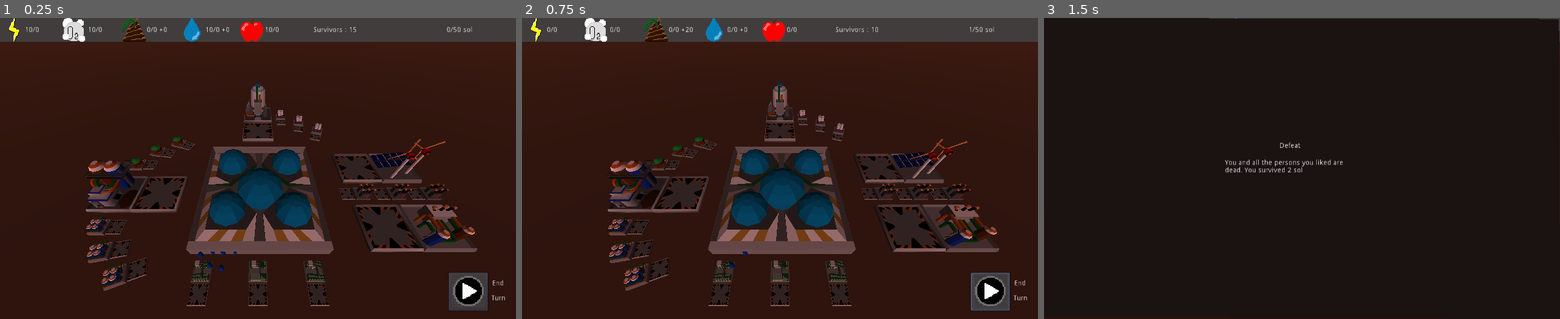
Above: before the commit, frames 1-3 (left to right).
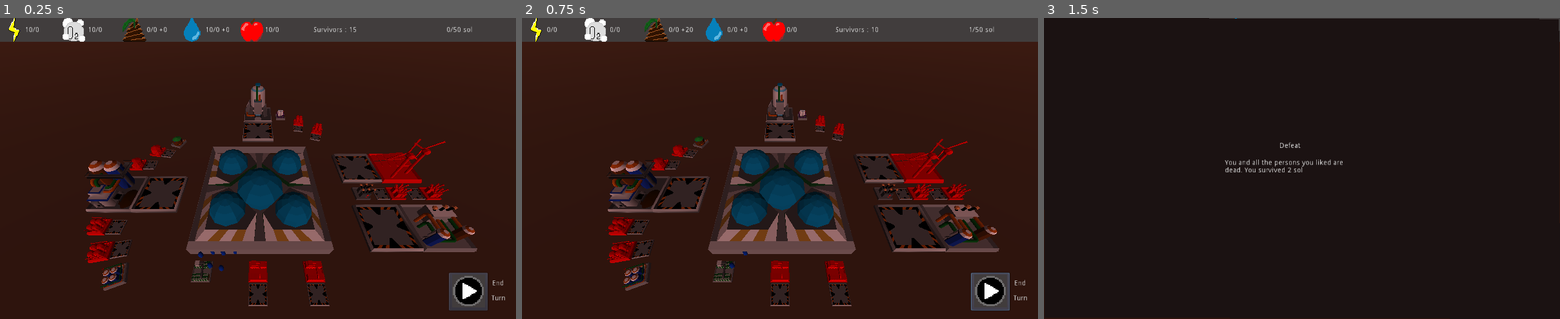
Above: after the commit, the same moments.

Repository: AngryCyboot/LD52
Game: Godot game, scene res://Scènes/Scene principale.tscn
Same seed, same stepped clock (60 frames per second), same inputs: the game is played once before the commit and once after it.
Inputs (mouse positions are in pixels of both pictures, inside the frame that each line leads up to):
- Up to frame 1 (0.25 s): no input
- Up to frame 2 (0.75 s): click (991, 291) at 0.5 s
- Up to frame 3 (1.5 s): tap Enter at 1.25 s; move the mouse to (1415, 153) at 1.27 s; hold D from 1.28 s (still down); tap I at 1.35 s; click (1415, 153) at 1.42 s

The runs differ from the first frame. In frame 1, 2.8% of the frame differs, in the area x 16-87%, y 32-96%; in frame 2, 2.8%; in frame 3, nothing differs.

Commit message:
settings for buildings

Diff:
--- a/GodotFiles/Scènes/Base.tscn
+++ b/GodotFiles/Scènes/Base.tscn
@@ -39,77 +39,109 @@
 [node name="CollisionShape" type="CollisionShape" parent="Terre/StaticBody" index="0"]
 shape = SubResource( 2 )
 
-[node name="OxyRecycler" parent="." index="3" instance=ExtResource( 4 )]
-transform = Transform( -4.37114e-08, 0, 1, 0, 1, 0, -1, 0, -4.37114e-08, 0, 0, -8 )
-
-[node name="WaterRecycler" parent="." index="4" instance=ExtResource( 3 )]
-transform = Transform( -1, 0, -8.74228e-08, 0, 1, 0, 8.74228e-08, 0, -1, -20, 0, 13 )
-
-[node name="GeothermicElectricityProduction" parent="." index="5" instance=ExtResource( 5 )]
-transform = Transform( 1, 0, 0, 0, 1, 0, 0, 0, 1, 22, 0, 18 )
-
-[node name="SolarElectricityProduction" parent="." index="6" instance=ExtResource( 7 )]
-transform = Transform( 1, 0, 0, 0, 1, 0, 0, 0, 1, 22, 0, 8 )
-
-[node name="Farms&Habs" parent="." index="7" instance=ExtResource( 6 )]
+[node name="Farms&Habs" parent="." index="3" instance=ExtResource( 6 )]
 transform = Transform( 1, 0, 0, 0, 1, 0, 0, 0, 1, 0, 0, 13 )
 
-[node name="Batteries" parent="." index="8" instance=ExtResource( 12 )]
+[node name="Prod" type="Spatial" parent="." index="4"]
+transform = Transform( -4.37114e-08, -1, -4.37114e-08, 0, -4.37114e-08, 1, -1, 4.37114e-08, 1.91069e-15, 29.3638, 0, -17.1879 )
+
+[node name="OxyRecycler" parent="Prod" index="0" instance=ExtResource( 4 )]
+transform = Transform( 1, 3.59989e-21, 0, 0, -4.37114e-08, -1, 0, 1, -4.37114e-08, -9.1879, 29.3638, 1.28353e-06 )
+skeleton = NodePath("../..")
+damageMaterial = null
+Oxy = 20
+Energy = -10
+Water = -20
+
+[node name="WaterRecycler" parent="Prod" index="1" instance=ExtResource( 3 )]
+transform = Transform( -4.37114e-08, 3.59989e-21, 1, 1, -4.37114e-08, 4.37114e-08, 4.37114e-08, 1, 1.91069e-15, -30.1879, 49.3638, 2.15776e-06 )
+skeleton = NodePath("../..")
+damageMaterial = null
+Energy = -20
+Water = 20
+Shit = 10
+
+[node name="GeothermicElectricityProduction" parent="Prod" index="2" instance=ExtResource( 5 )]
+transform = Transform( -4.37114e-08, 3.59989e-21, -1, -1, -4.37114e-08, 4.37114e-08, -4.37114e-08, 1, 1.91069e-15, -35.1879, 7.3638, 3.21882e-07 )
+skeleton = NodePath("../..")
+damageMaterial = null
+Energy = 20
+Water = -10
+
+[node name="SolarElectricityProduction" parent="Prod" index="3" instance=ExtResource( 7 )]
+transform = Transform( -4.37114e-08, 3.59989e-21, -1, -1, -4.37114e-08, 4.37114e-08, -4.37114e-08, 1, 1.91069e-15, -25.1879, 7.3638, 3.21882e-07 )
+skeleton = NodePath("../..")
+Energy = 10
+damage = true
+
+[node name="Storage" type="Spatial" parent="." index="5"]
+
+[node name="Batteries" parent="Storage" index="0" instance=ExtResource( 12 )]
 transform = Transform( 1, 0, 0, 0, 1, 0, 0, 0, 1, 15, 0, 13 )
-skeleton = NodePath("../OxyRecycler")
+skeleton = NodePath("../../Prod/OxyRecycler")
 
-[node name="Batteries2" parent="." index="9" instance=ExtResource( 12 )]
+[node name="Batteries2" parent="Storage" index="1" instance=ExtResource( 12 )]
 transform = Transform( 1, 0, 0, 0, 1, 0, 0, 0, 1, 20, 0, 13 )
-skeleton = NodePath("../OxyRecycler")
+skeleton = NodePath("../../Prod/OxyRecycler")
+damage = true
 
-[node name="Batteries3" parent="." index="10" instance=ExtResource( 12 )]
+[node name="Batteries3" parent="Storage" index="2" instance=ExtResource( 12 )]
 transform = Transform( 1, 0, 0, 0, 1, 0, 0, 0, 1, 25, 0, 13 )
-skeleton = NodePath("../OxyRecycler")
+skeleton = NodePath("../../Prod/OxyRecycler")
+damage = true
 
-[node name="FoodStorage" parent="." index="11" instance=ExtResource( 8 )]
+[node name="FoodStorage" parent="Storage" index="3" instance=ExtResource( 8 )]
 transform = Transform( -2.98023e-08, 0, 1, 0, 1, 0, -1, 0, -2.98023e-08, -6, 0, 23 )
-skeleton = NodePath("../OxyRecycler")
+skeleton = NodePath("../../Prod/OxyRecycler")
 
-[node name="FoodStorage2" parent="." index="12" instance=ExtResource( 8 )]
+[node name="FoodStorage2" parent="Storage" index="4" instance=ExtResource( 8 )]
 transform = Transform( -2.98023e-08, 0, 1, 0, 1, 0, -1, 0, -2.98023e-08, 0, 0, 23 )
-skeleton = NodePath("../OxyRecycler")
+skeleton = NodePath("../../Prod/OxyRecycler")
+damage = true
 
-[node name="FoodStorage3" parent="." index="13" instance=ExtResource( 8 )]
+[node name="FoodStorage3" parent="Storage" index="5" instance=ExtResource( 8 )]
 transform = Transform( -2.98023e-08, 0, 1, 0, 1, 0, -1, 0, -2.98023e-08, 6, 0, 23 )
-skeleton = NodePath("../OxyRecycler")
+skeleton = NodePath("../../Prod/OxyRecycler")
+damage = true
 
-[node name="OxygenStorage" parent="." index="14" instance=ExtResource( 9 )]
+[node name="OxygenStorage" parent="Storage" index="6" instance=ExtResource( 9 )]
 transform = Transform( -4.37114e-08, 0, 1, 0, 1, 0, -1, 0, -4.37114e-08, 4.95493, 0, -7.46381 )
-skeleton = NodePath("../OxyRecycler")
+skeleton = NodePath("../../Prod/OxyRecycler")
 
-[node name="OxygenStorage2" parent="." index="15" instance=ExtResource( 9 )]
+[node name="OxygenStorage2" parent="Storage" index="7" instance=ExtResource( 9 )]
 transform = Transform( 0.173648, 0, 0.984808, 0, 1, 0, -0.984808, 0, 0.173648, 8.6642, -3.8147e-06, -5.14228 )
-skeleton = NodePath("../OxyRecycler")
+skeleton = NodePath("../../Prod/OxyRecycler")
+damage = true
 
-[node name="OxygenStorage3" parent="." index="16" instance=ExtResource( 9 )]
+[node name="OxygenStorage3" parent="Storage" index="8" instance=ExtResource( 9 )]
 transform = Transform( 0.34202, 0, 0.939693, 0, 1, 0, -0.939693, 0, 0.34202, 11.9836, 1.90735e-06, -2.21794 )
-skeleton = NodePath("../OxyRecycler")
+skeleton = NodePath("../../Prod/OxyRecycler")
+damage = true
 
-[node name="ShitStorage" parent="." index="17" instance=ExtResource( 10 )]
+[node name="ShitStorage" parent="Storage" index="9" instance=ExtResource( 10 )]
 transform = Transform( -0.939693, 0, 0.34202, 0, 1, 0, -0.34202, 0, -0.939693, -15, 0, 1.583 )
-skeleton = NodePath("../OxyRecycler")
+skeleton = NodePath("../../Prod/OxyRecycler")
 
-[node name="ShitStorage2" parent="." index="18" instance=ExtResource( 10 )]
+[node name="ShitStorage2" parent="Storage" index="10" instance=ExtResource( 10 )]
 transform = Transform( -0.984808, 0, 0.173648, 0, 1, 0, -0.173648, 0, -0.984808, -18, 0, 4 )
-skeleton = NodePath("../OxyRecycler")
+skeleton = NodePath("../../Prod/OxyRecycler")
+damage = true
 
-[node name="ShitStorage3" parent="." index="19" instance=ExtResource( 10 )]
+[node name="ShitStorage3" parent="Storage" index="11" instance=ExtResource( 10 )]
 transform = Transform( -1, 0, -8.74228e-08, 0, 1, 0, 8.74228e-08, 0, -1, -20.0471, -3.8147e-06, 7.23587 )
-skeleton = NodePath("../OxyRecycler")
+skeleton = NodePath("../../Prod/OxyRecycler")
+damage = true
 
-[node name="WaterStorage" parent="." index="20" instance=ExtResource( 11 )]
+[node name="WaterStorage" parent="Storage" index="12" instance=ExtResource( 11 )]
 transform = Transform( -0.939693, 0, -0.34202, 0, 1, 0, 0.34202, 0, -0.939693, -15, 0, 23.424 )
-skeleton = NodePath("../OxyRecycler")
+skeleton = NodePath("../../Prod/OxyRecycler")
 
-[node name="WaterStorage2" parent="." index="21" instance=ExtResource( 11 )]
+[node name="WaterStorage2" parent="Storage" index="13" instance=ExtResource( 11 )]
 transform = Transform( -1, 0, -8.74228e-08, 0, 1, 0, 8.74228e-08, 0, -1, -20, 0, 18 )
-skeleton = NodePath("../OxyRecycler")
+skeleton = NodePath("../../Prod/OxyRecycler")
+damage = true
 
-[node name="WaterStorage3" parent="." index="22" instance=ExtResource( 11 )]
+[node name="WaterStorage3" parent="Storage" index="14" instance=ExtResource( 11 )]
 transform = Transform( -0.984808, 0, -0.173648, 0, 1, 0, 0.173648, 0, -0.984808, -18, 0, 21 )
-skeleton = NodePath("../OxyRecycler")
+skeleton = NodePath("../../Prod/OxyRecycler")
+damage = true
--- a/GodotFiles/Scènes/Building/Batiment.tscn
+++ b/GodotFiles/Scènes/Building/Batiment.tscn
@@ -1,6 +1,7 @@
-[gd_scene load_steps=6 format=2]
+[gd_scene load_steps=7 format=2]
 
 [ext_resource path="res://scripts/Batiment.gd" type="Script" id=1]
+[ext_resource path="res://materials et shaders/Batiment/Damage.tres" type="Material" id=2]
 [ext_resource path="res://Scènes/Building/Placement.tscn" type="PackedScene" id=3]
 [ext_resource path="res://materials et shaders/LowPolyMat.tres" type="Material" id=4]
 
@@ -13,6 +14,7 @@
 [node name="Batiment" type="MeshInstance"]
 mesh = SubResource( 1 )
 script = ExtResource( 1 )
+damageMaterial = ExtResource( 2 )
 activeMaterial = ExtResource( 4 )
 
 [node name="Placement" parent="." instance=ExtResource( 3 )]
--- a/GodotFiles/Scènes/Building/Storage.tscn
+++ b/GodotFiles/Scènes/Building/Storage.tscn
@@ -4,6 +4,7 @@
 [ext_resource path="res://models/PlacementSmall.obj" type="ArrayMesh" id=2]
 
 [node name="Storage" instance=ExtResource( 1 )]
+needSurvivorDefault = false
 
 [node name="Placement" parent="." index="0"]
 transform = Transform( 1, 0, 0, 0, 1, 0, 0, 0, 1, -2, 0, 0 )
@@ -16,3 +17,6 @@
 
 [node name="Area" parent="." index="2"]
 transform = Transform( 1, 0, 0, 0, 1, 0, 0, 0, 1, -2, 0.5, 0 )
+
+[connection signal="body_entered" from="Area" to="." method="body_entered"]
+[connection signal="body_exited" from="Area" to="." method="body_exited"]
--- a/GodotFiles/scripts/Batiment.gd
+++ b/GodotFiles/scripts/Batiment.gd
@@ -1,7 +1,7 @@
 extends MeshInstance
 
-export (Material) var damageMaterial = preload("res://materials et shaders/Batiment/Damage.tres")
-export (Material) var activeMaterial = preload("res://materials et shaders/Batiment/Active.tres")
+export (Material) var damageMaterial #= preload("res://materials et shaders/Batiment/Damage.tres")
+export (Material) var activeMaterial #= preload("res://materials et shaders/Batiment/Active.tres")
 #export (Material) var idleMaterial = preload("res://materials et shaders/Batiment/Idle.tres")
 
 export (int) var Food = 0
@@ -14,16 +14,18 @@
 
 var active = false
 export var damage = false
+export var needSurvivorDefault = true
 var survivors = 0
+var needSurvivor
 
-func _input(event):
-	if event is InputEventKey and event.pressed:
-		if event.scancode == KEY_D:
-			set_damage()
-		if event.scancode == KEY_A:
-			set_actif()
-		if event.scancode == KEY_I:
-			set_inactif()
+#func _input(event):
+	#if event is InputEventKey and event.pressed:
+		#if event.scancode == KEY_D:
+			#set_damage()
+		#if event.scancode == KEY_A:
+			#set_actif()
+		#if event.scancode == KEY_I:
+			#set_inactif()
 
 func body_entered(plop):
 	survivors += 1
@@ -35,9 +37,9 @@
 
 func set_damage(): # Asign damage (red color) to building
 	if damage:
-		self.get_mesh().surface_set_material(0,damageMaterial)
+		self.set_surface_material(0,damageMaterial)
 	else:
-		self.get_mesh().surface_set_material(0,activeMaterial)
+		self.set_surface_material(0,activeMaterial)
 
 	#status = "damage"
 
@@ -58,10 +60,21 @@
 
 func _ready():
 	set_inactif()
+	set_damage()
+	needSurvivor = needSurvivorDefault
 	prod = [Energy,Oxy,Shit,Water,Food,active,damage]
-	self.get_mesh().surface_set_material(0,activeMaterial)
 
 func _process(delta):
+	if damage:
+		needSurvivor = true
+	else:
+		needSurvivor = needSurvivorDefault
+	if needSurvivor:
+		$Placement.visible = true
+		$Area.monitoring = true
+	else:
+		$Placement.visible = false
+		$Area.monitoring = false
 	if survivors > 0 :
 		set_actif()
 	else:
